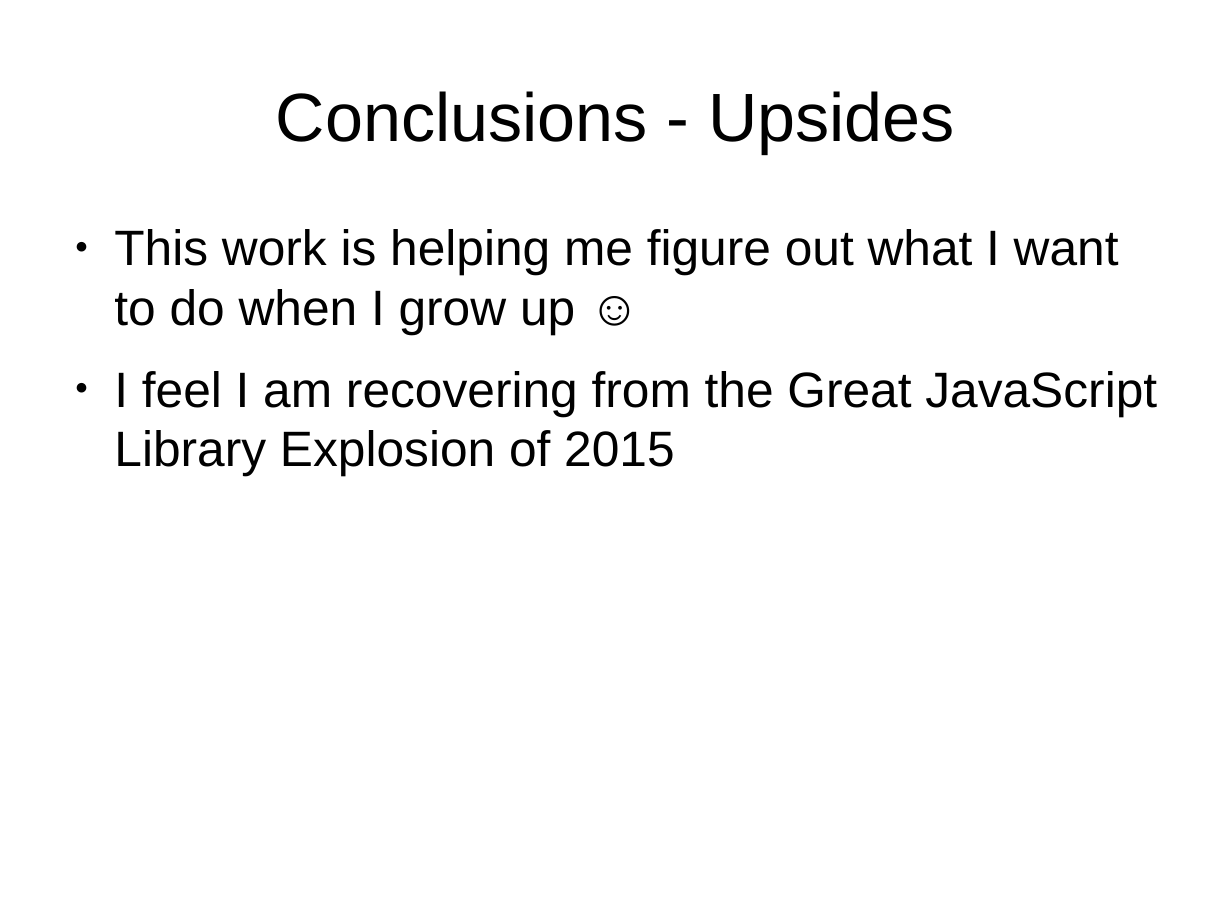
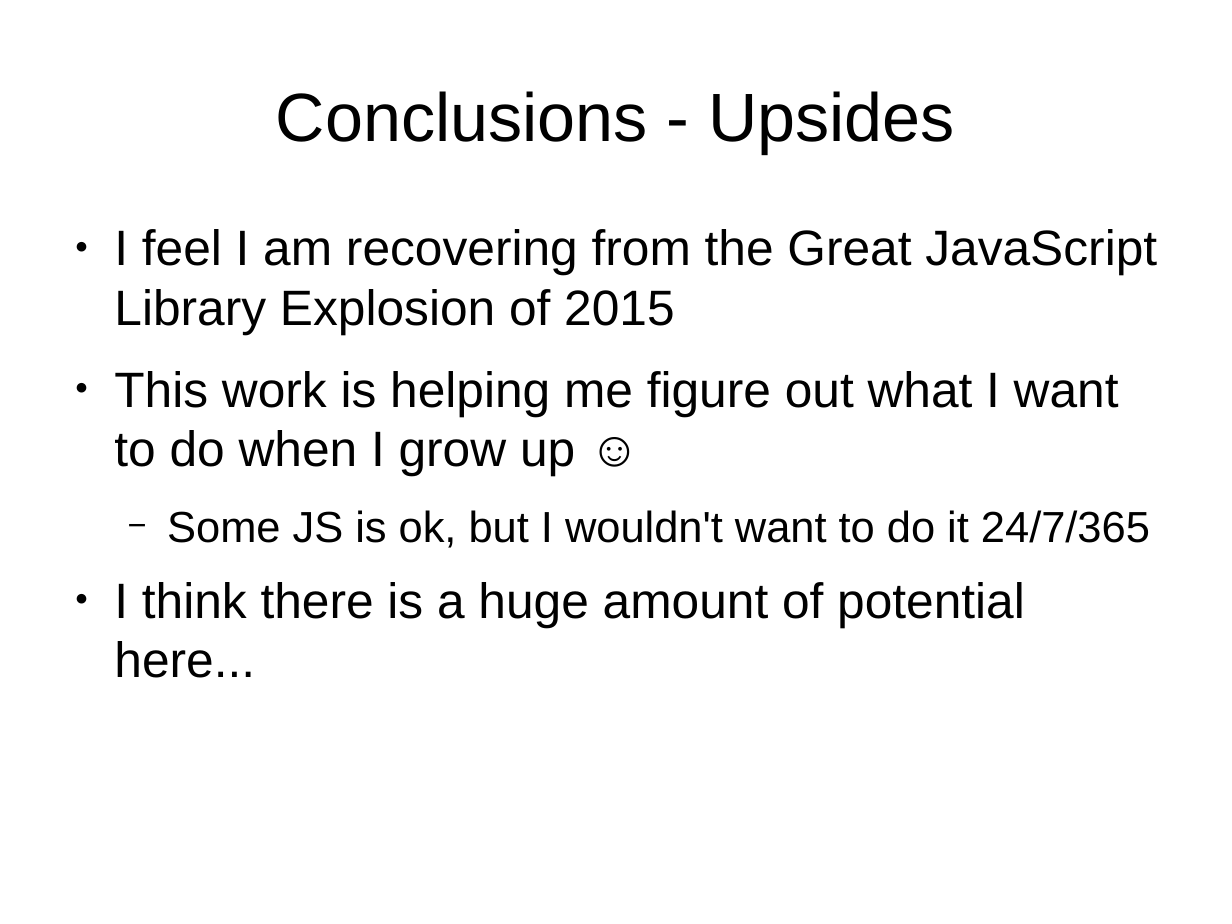
Before and after one commit to tomwhartung/jmws_accoutrements, a slide deck: slide 34 of presentations/2015_09-Joomla/Device_Detection-In_Protostar_and_Beez3.odp (slide 35 before the commit). Drawn at 1232x924 pixels with LibreOffice and Linux fonts; fonts in the diff are those of the drawing. Boxes give left, top, right and bottom in pixels: in the first picture for what was removed or moved away, otherwise in the second. Text is boxed around its words. In the diff, an @@ line names an element or a change of style, - is before the commit and + after.

```diff
--- a/presentations/2015_09-Joomla/Device_Detection-In_Protostar_and_Beez3.odp
+++ b/presentations/2015_09-Joomla/Device_Detection-In_Protostar_and_Beez3.odp
@@ text at <box>114,229,1157,335</box>: paragraph added @@
+● I feel I am recovering from the Great JavaScript Library Explosion of 2015
@@ text at <box>114,510,1150,678</box>: text changed @@
-● I feel I am recovering from the Great JavaScript Library Explosion of 2015
+  − Some JS is ok, but I wouldn't want to do it 24/7/365
+● I think there is a huge amount of potential here...
```
Also in this commit, not shown: 1 other slide changed, 2 slides added, 2 slides removed, 1 other file.
